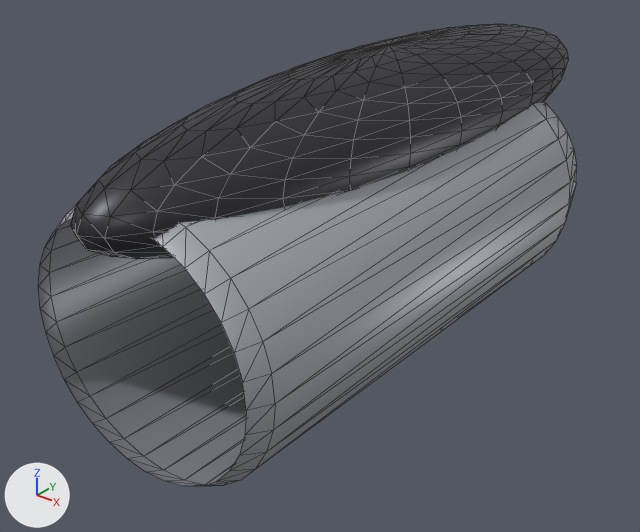
An edit to the glTF model models/cockpit_jet.glb, drawn before and after from the same camera.
The view is the same before and after, from a camera (50 mm lens) standing at (2.05, -2.87, 1.54) and looking at (-0.13, -0.15, -0.15). The lights are fixed; the arrows at lower left show +X, +Y and +Z. The picture after the commit comes second. Mesh edges are drawn as thin lines. Where no turn or scale is listed for an object, it has been applied to the vertices. Vertices at exactly the same position are counted once.

In view in the first picture: 'cockpit_jet'.
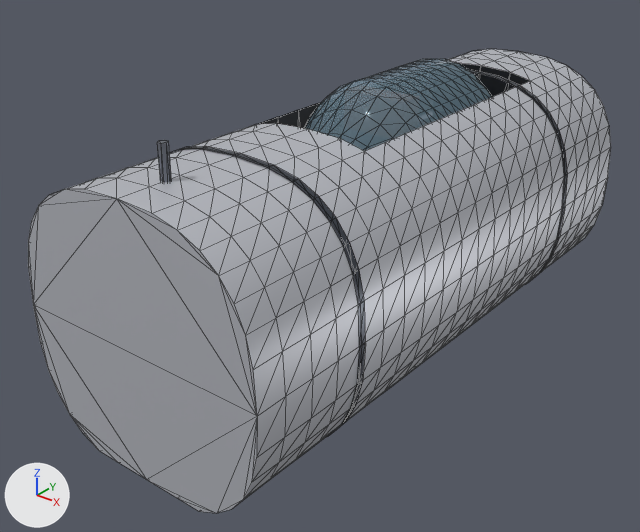
The edits, one by one:
Material 'cockpit_body' (mat_cockpit_body) changes colour from grey #adb1b8 to light grey #c7c9d1; in linear values from (0.42, 0.44, 0.48) to (0.57, 0.587, 0.638).
In material 'cockpit_body' (mat_cockpit_body), roughness goes from 0.45 to 0.42.
Material 'dark' (mat_dark) changes colour from dark grey #3f3f45 to black #191c21; in linear values from (0.05, 0.05, 0.06) to (0.01, 0.0116, 0.0153).
In material 'dark' (mat_dark), roughness goes from 0.4 to 0.6.
Material 'metal' (mat_metal) is new.
Its base color is (0.263, 0.285, 0.33) (grey #8c919b).
Its metallic is 0.8.
Its roughness is 0.3.
Material 'frame' (mat_frame) is new.
Its base color is (0.0732, 0.0835, 0.107) (greyish blue #4c525c).
Its metallic is 0.7.
Its roughness is 0.35.
Material 'gauge' (mat_gauge) is new.
Its base color is (0.477, 0.538, 0.604) (light grey #b8c2cc).
Its metallic is 0.1.
Its roughness is 0.25.
Material 'leather' (mat_leather) is new.
Its base color is (0.0684, 0.0272, 0.0134) (brown #4a2e1f).
Its roughness is 0.72.
me_body is used by ob_cockpit_jet; location (0.0, 0.0, 0.0); scale (0.55, 1.0, 0.525).
me_body had 1052 vertices, 2008 faces and spanned x -1.0..1.0, y -1.46..1.72, z -1.0..1.48.
me_body now has 1073 vertices, 1914 faces and spans x -0.55..0.55, y -1.3..1.3, z -0.52..0.68.
me_body part 1: a new loose piece, a 6-sided cylinder along z spanning x -0.018..0.018, y -1.116..-1.084, z 0.378..0.678, in mat_metal (grey #8c919b).
me_body part 2: the loose piece of 160 vertices spanning x -1.0..1.0, y -1.3..1.3, z -1.0..1.0 is rebuilt with 673 vertices and now spans x -0.55..0.55, y -1.3..1.3, z -0.52..0.55.
me_body part 3: a new loose piece of 64 vertices spanning x -0.55..0.55, y -0.8..-0.76, z -0.52..0.55, in mat_frame (greyish blue #4c525c).
me_body part 4: a new loose piece of 64 vertices spanning x -0.55..0.55, y 0.76..0.8, z -0.52..0.55, in mat_frame (greyish blue #4c525c).
me_body part 5: 852 vertices removed from x -0.65..0.65, y -1.46..1.72, z 0.36..1.48; 48 vertices added at x -0.31..0.31, y 0.05..0.92, z -0.12..0.47.
Other edits to the shape of me_body do not show in these pictures.
me_body no longer uses material mat_glass (blue #4b6981).
me_body gains material mat_frame (greyish blue #4c525c).
me_body gains material mat_leather (brown #4a2e1f).
me_body gains material mat_gauge (light grey #b8c2cc).
me_body gains material mat_metal (grey #8c919b).
Mesh me_cockpit_jet_glas is new.
It has 555 vertices, 920 faces and spans x -0.352..0.352, y -0.364..0.884, z 0.267..0.653.
Faces by material slot: [560, 360].
It uses material mat_glass (blue #9ec2d6).
It uses material mat_frame (greyish blue #4c525c).
Object 'cockpit_jet' (ob_cockpit_jet) is rescaled from (0.55, 1.0, 0.525) to (1.0, 1.0, 1.0).
Object 'cockpit_jet_Glas' (ob_cockpit_jet_glas) is new; it shows me_cockpit_jet_glas.
Its location is (0.0, 0.0, 0.0).

Pixel boxes (x1, y1, x2, y2) of what changed, in the pictures (640 x 532 px):
'cockpit_jet', recoloured, surface changed, reshaped, rescaled (8% wider)
    before: (38, 24, 577, 486)
    after: (28, 49, 611, 513)
'cockpit_jet_Glas', added
    after: (304, 59, 492, 151)
part 1 of me_body, added
    after: (157, 140, 172, 183)
part 2 of me_body, rebuilt (8% wider, 20% taller)
    before: (38, 101, 577, 486)
    after: (28, 49, 611, 513)
part 3 of me_body, added
    after: (173, 146, 366, 437)
part 4 of me_body, added
    after: (468, 69, 568, 284)
part 5 of me_body, cut back
    before: (70, 24, 568, 259)
